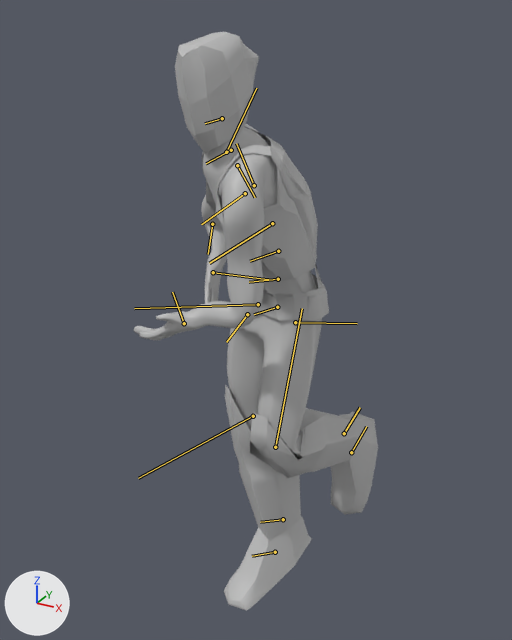
What one commit did to the FBX model No-G Unity/Assets/Art/Character/4.19/Model_anim.fbx.
Before and after are seen from a 50 mm lens placed at (0.0885, -0.1617, 0.1728), pointed at (-0.0076, 0.0131, 0.0853). The axes (+X, +Y, +Z) are drawn at lower left. The lights are the same throughout. Both versions are drawn at frame 78 of the action 'Take 001|BaseLayer'; the numbers are the values there. The bones that bend it are drawn over the model as lines.

Objects in the first picture: 'model:Body2', 'model:Chest1', 'model:polySurface14', 'model:polySurface15', 'model:polySurface9'.
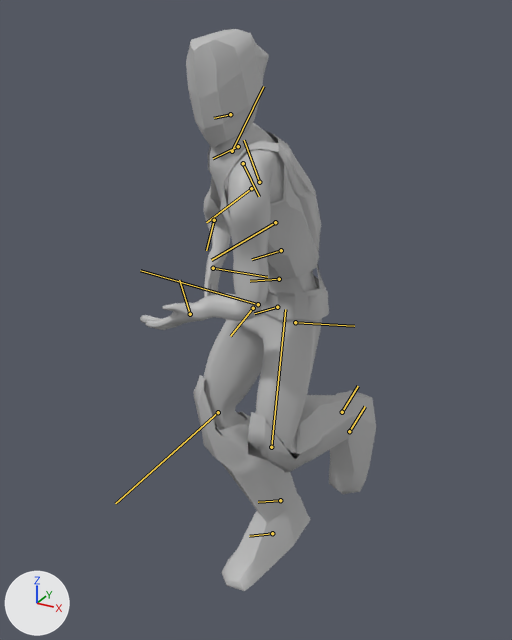
Pixel boxes [x1, y1, x2, y2] of what changed, in the pictures (512 x 640 px):
'model:Body2', posed: before [134, 127, 322, 465]; after [140, 123, 322, 459]
'model:polySurface15', posed (34% wider): before [224, 385, 312, 611]; after [193, 375, 311, 591]
'model:Chest1', posed: before [201, 124, 329, 323]; after [208, 123, 329, 323]
'model:polySurface14', posed: before [250, 408, 378, 515]; after [248, 390, 376, 494]
'model:polySurface9', posed: before [175, 32, 259, 153]; after [186, 29, 269, 148]
bone 'QuickRigCharacter_Hips', root to tip: before (277, 307) to (254, 314); after (277, 307) to (254, 313)
bone 'QuickRigCharacter_LeftUpLeg', root to tip: before (295, 322) to (357, 323); after (295, 322) to (354, 326)
bone 'QuickRigCharacter_LeftLeg', root to tip: before (275, 447) to (302, 308); after (271, 447) to (285, 309)
bone 'QuickRigCharacter_LeftFoot', root to tip: before (344, 433) to (360, 407); after (342, 412) to (358, 386)
bone 'QuickRigCharacter_RightUpLeg', root to tip: before (258, 304) to (134, 308); after (258, 304) to (140, 270)
bone 'QuickRigCharacter_RightLeg', root to tip: before (253, 416) to (138, 478); after (218, 412) to (115, 503)
bone 'QuickRigCharacter_RightFoot', root to tip: before (283, 519) to (260, 522); after (280, 500) to (258, 502)
bone 'QuickRigCharacter_LeftArm', root to tip: before (245, 193) to (201, 224); after (251, 188) to (206, 222)
bone 'QuickRigCharacter_RightArm', root to tip: before (226, 152) to (256, 88); after (232, 151) to (263, 86)
bone 'QuickRigCharacter_RightForeArm', root to tip: before (212, 224) to (208, 254); after (214, 220) to (206, 250)

The edits, one by one:
Bone 'QuickRigCharacter_Hips' (bone_quickrigcharacter_hips) turns from (-22, 0, 0) to (-22, -1, -2) degrees about its own x, y and z.
Bone 'QuickRigCharacter_LeftUpLeg' (bone_quickrigcharacter_leftupleg) turns from (-12, -6, -20) to (-13, -5, -19) degrees about its own x, y and z.
Bone 'QuickRigCharacter_LeftLeg' (bone_quickrigcharacter_leftleg) turns from (1, 0, 86) to (1, 0, 98) degrees about its own x, y and z.
Bone 'QuickRigCharacter_LeftFoot' (bone_quickrigcharacter_leftfoot) turns from (2, 0, 2) to (2, -1, -8) degrees about its own x, y and z.
Bone 'QuickRigCharacter_RightUpLeg' (bone_quickrigcharacter_rightupleg) turns from (-26, 6, -7) to (-25, -3, -21) degrees about its own x, y and z.
Bone 'QuickRigCharacter_RightLeg' (bone_quickrigcharacter_rightleg) turns from (18, 0, 14) to (17, 0, 49) degrees about its own x, y and z.
Bone 'QuickRigCharacter_RightFoot' (bone_quickrigcharacter_rightfoot) turns from (15, 0, 10) to (18, -2, -6) degrees about its own x, y and z.
Bone 'QuickRigCharacter_LeftArm' (bone_quickrigcharacter_leftarm) turns from (-114, -54, 40) to (-114, -58, 42) degrees about its own x, y and z.
Bone 'QuickRigCharacter_RightArm' (bone_quickrigcharacter_rightarm) turns from (34, -27, 33) to (35, -24, 31) degrees about its own x, y and z.
Bone 'QuickRigCharacter_RightForeArm' (bone_quickrigcharacter_rightforearm) turns from (0, -19, 72) to (0, -19, 74) degrees about its own x, y and z.
